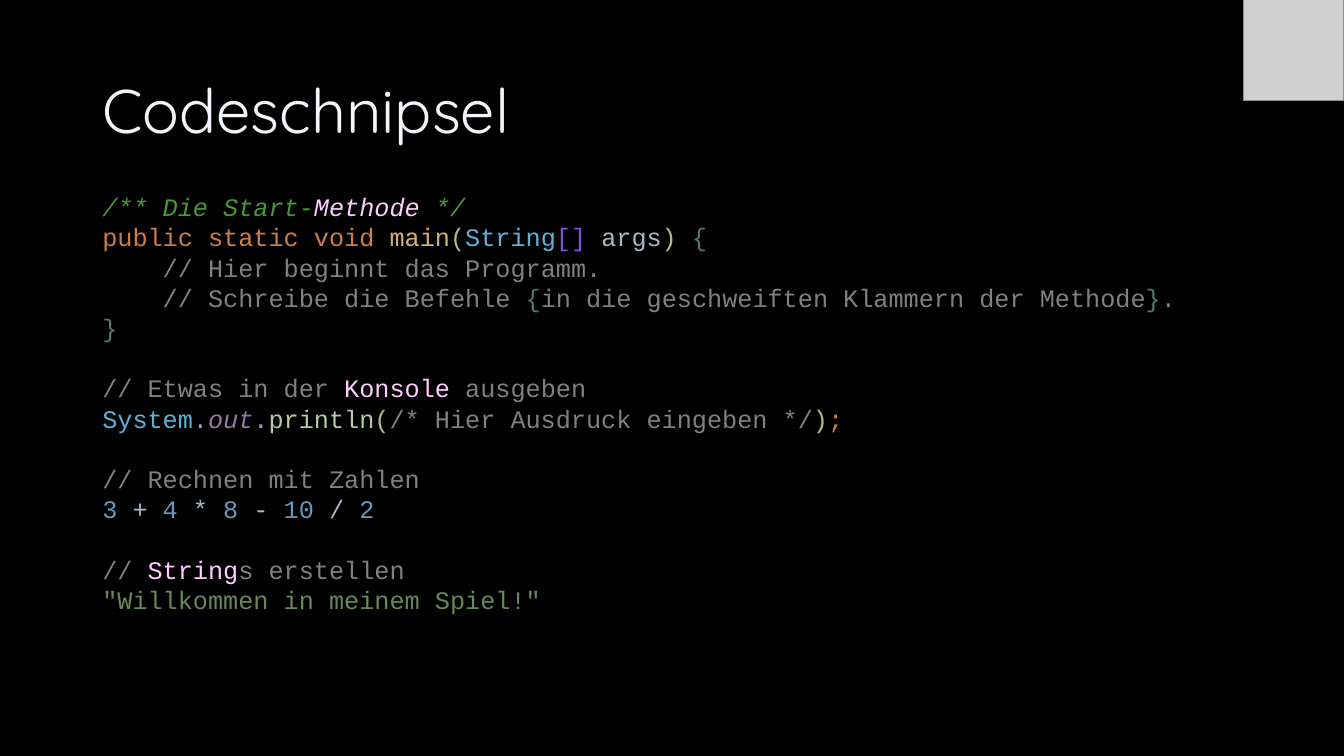
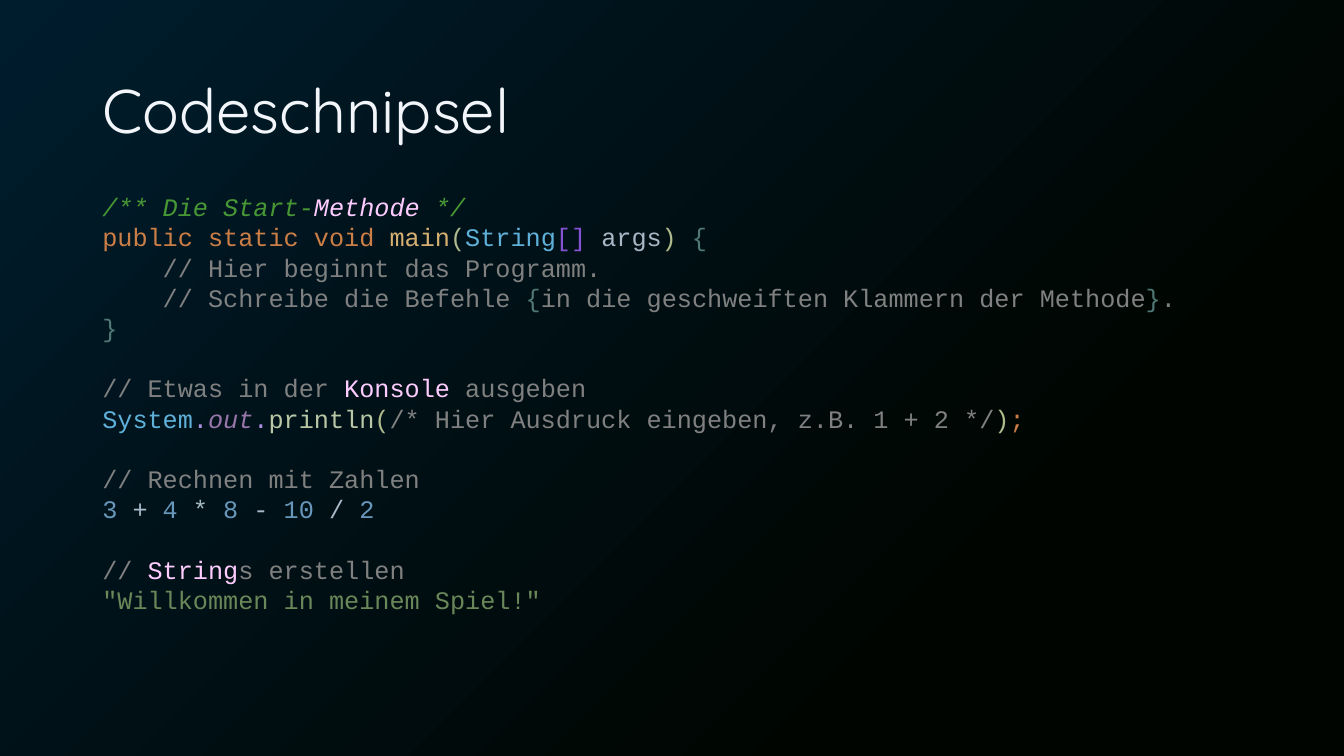
Before and after one commit to Cactusroot/Java, a slide deck: slide 1 of src/Java.pptx (slide 2 before the commit). Drawn at 1344x756 pixels with LibreOffice and Linux fonts; fonts in the diff are those of the drawing; grey boxes stand for pictures. Boxes give left, top, right and bottom in pixels: in the first picture for what was removed or moved away, otherwise in the second. Text is boxed around its words. In the diff, an @@ line names an element or a change of style, - is before the commit and + after.

```diff
--- a/src/Java.pptx
+++ b/src/Java.pptx
@@ background #000000 to gradient #001D2E to #000500 @@
@@ picture removed at (1243,0,1344,101) @@
@@ text at (102,379,949,614): text changed @@
-// Etwas in der Konsole ausgeben
-System.out.println(/* Hier Ausdruck eingeben */);
-// Rechnen mit Zahlen
-3 + 4 * 8 - 10 / 2
-// Strings erstellen
-"Willkommen in meinem Spiel!"
+// Etwas in der Konsole ausgeben
+System.out.println(/* Hier Ausdruck eingeben, z.B. 1 + 2 */);
+// Rechnen mit Zahlen
+3 + 4 * 8 - 10 / 2
+// Strings erstellen
+"Willkommen in meinem Spiel!"
```
Also in this commit, not shown: 108 other slides changed, 4 slides added, 1 slide removed, 1 other file.
